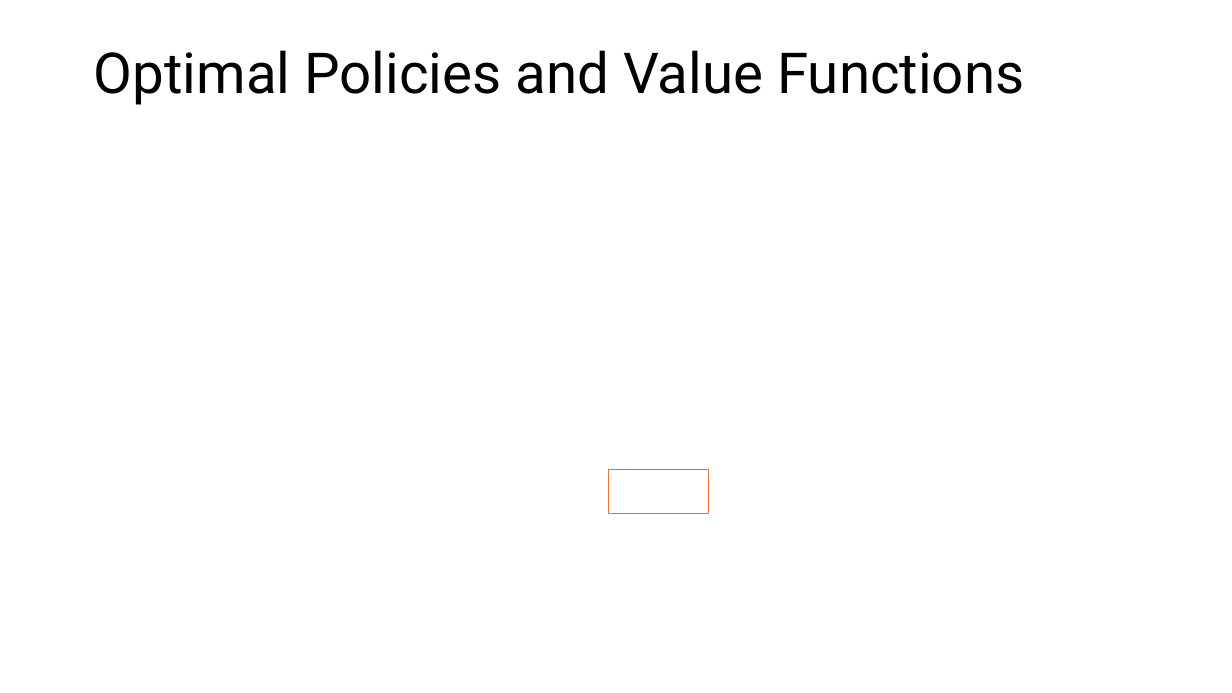
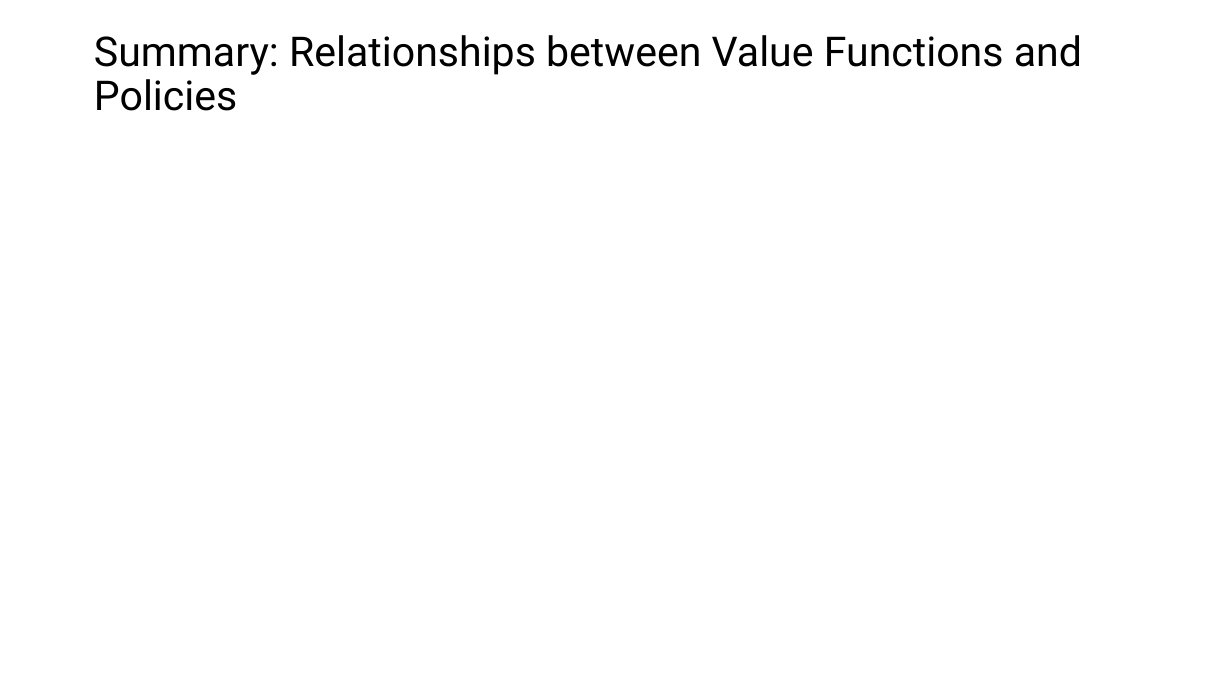
Before and after one commit to mhahsler/Introduction_to_Reinforcement_Learning, a slide deck: slide 27 of slides/Lecture_Chapter03.pptx (slide 24 before the commit). Drawn at 1232x693 pixels with LibreOffice and Linux fonts; fonts in the diff are those of the drawing; grey boxes stand for pictures. Boxes give left, top, right and bottom in pixels: in the first picture for what was removed or moved away, otherwise in the second. Text is boxed around its words. In the diff, an @@ line names an element or a change of style, - is before the commit and + after.

```diff
--- a/slides/Lecture_Chapter03.pptx
+++ b/slides/Lecture_Chapter03.pptx
@@ title at box(94, 35, 1082, 111): text changed; size 44 to 32 pt @@
-Optimal Policies and Value Functions
+Summary: Relationships between Value Functions and Policies
@@ rectangle removed at box(608, 470, 709, 514) @@
```
Also in this commit, not shown: 2 other slides changed, 1 slide added, 4 other files.
